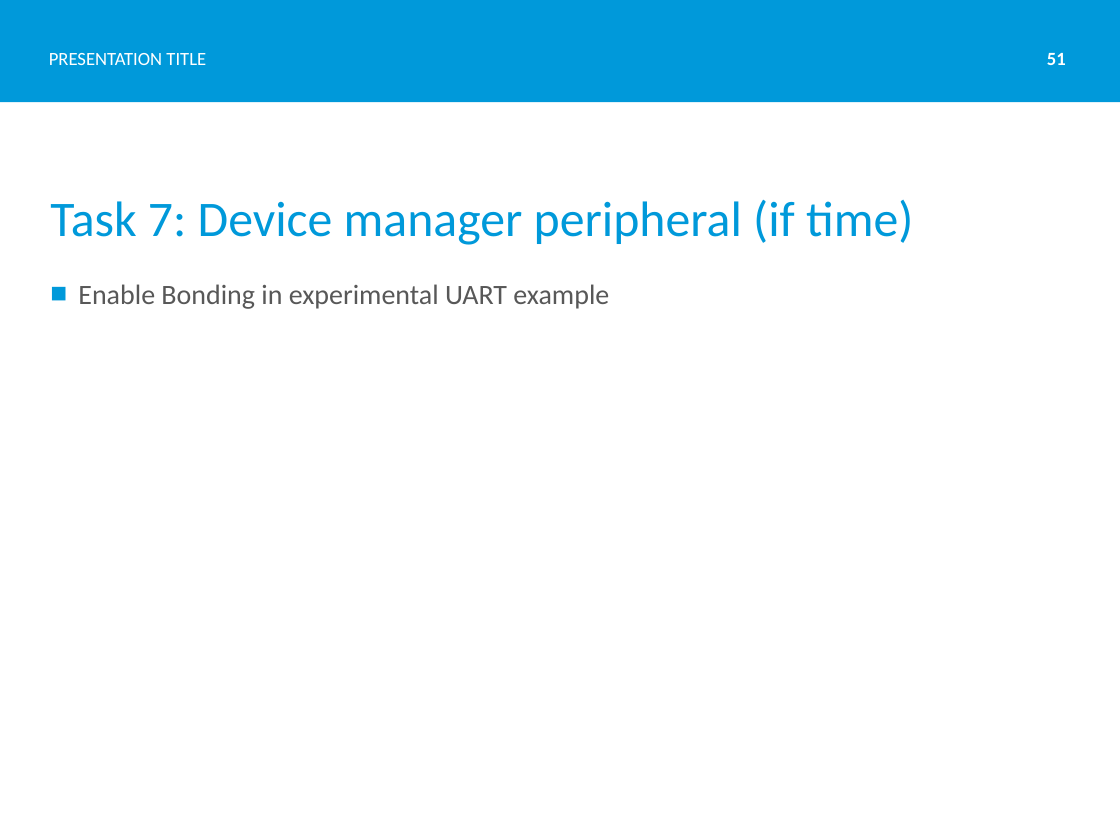
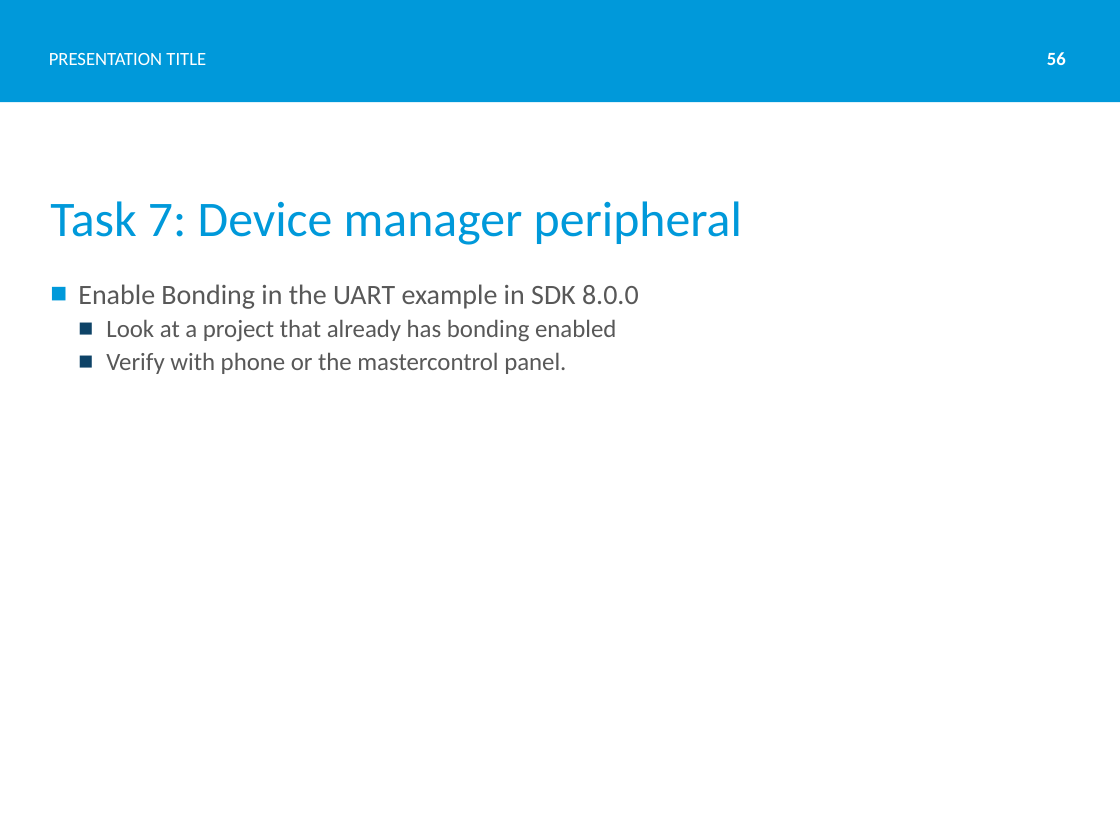
Before and after one commit to Skjerve/nRF51-S130-HK, a slide deck: slide 56 of S130 Introduction.pptx (slide 51 before the commit). Drawn at 1120x840 pixels with LibreOffice and Linux fonts; fonts in the diff are those of the drawing; background and template pictures are left out. Boxes give left, top, right and bottom in pixels: in the first picture for what was removed or moved away, otherwise in the second. Text is boxed around its words. In the diff, an @@ line names an element or a change of style, - is before the commit and + after.

```diff
--- a/S130 Introduction.pptx
+++ b/S130 Introduction.pptx
@@ page number at [1047, 52, 1066, 65]: text changed @@
-51
+56
@@ title at [50, 201, 742, 245]: text changed @@
-Task 7: Device manager peripheral (if time)
+Task 7: Device manager peripheral
@@ text at [78, 284, 639, 374]: text changed; size 18 to 16 pt @@
-■ Enable Bonding in experimental UART example
+■ Enable Bonding in the UART example in SDK 8.0.0
+  ■ Look at a project that already has bonding enabled
+  ■ Verify with phone or the mastercontrol panel.
```
Also in this commit, not shown: 9 other slides changed, 5 slides added.
